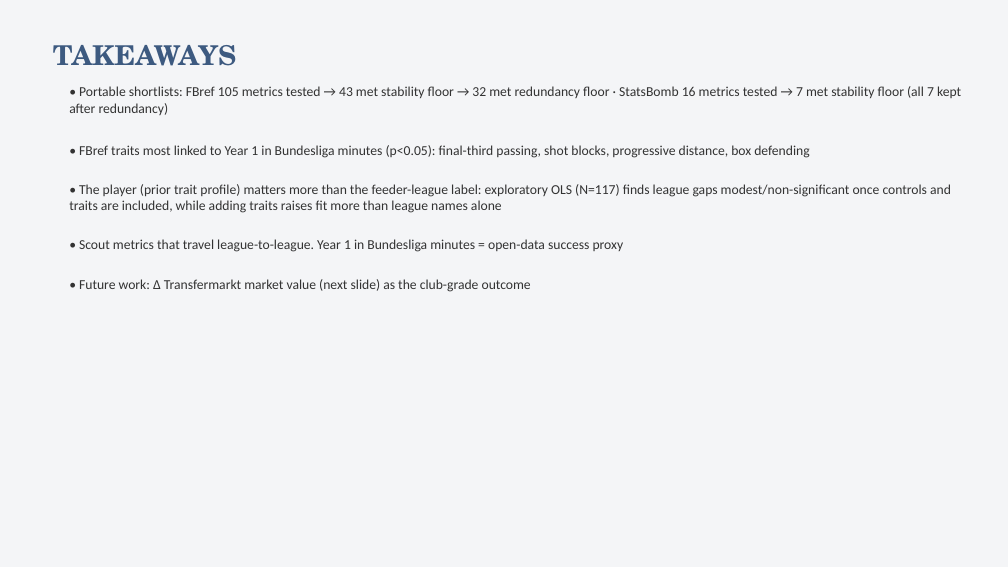
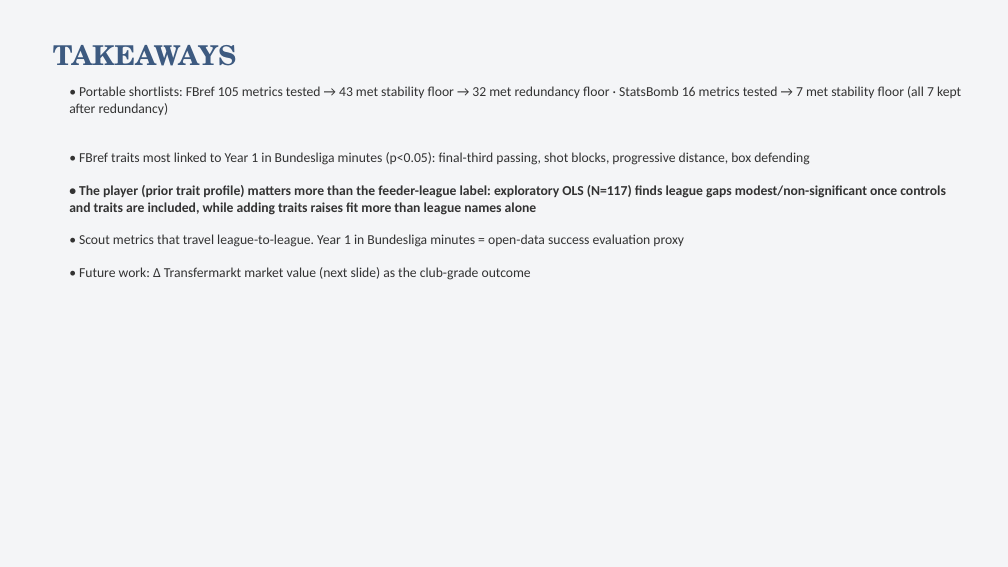
Before and after one commit to colbymorris08/bundesliga-transfer-traits, a slide deck: slide 21 of bundesliga_transfer_traits.pptx (slide 20 before the commit). Drawn at 1008x567 pixels with LibreOffice and Linux fonts; fonts in the diff are those of the drawing. Boxes give left, top, right and bottom in pixels: in the first picture for what was removed or moved away, otherwise in the second. Text is boxed around its words. In the diff, an @@ line names an element or a change of style, - is before the commit and + after.

```diff
--- a/bundesliga_transfer_traits.pptx
+++ b/bundesliga_transfer_traits.pptx
@@ text at <box>69,185,946,215</box>: bold on in "• The player (prior trait profile) matters ..." @@
@@ text at <box>79,234,684,247</box>: text changed @@
-• Scout metrics that travel league-to-league. Year 1 in Bundesliga minutes = open-data success proxy
+• Scout metrics that travel league-to-league. Year 1 in Bundesliga minutes = open-data success evaluation proxy
```
Also in this commit, not shown: 1 other slide changed, 1 slide added.
